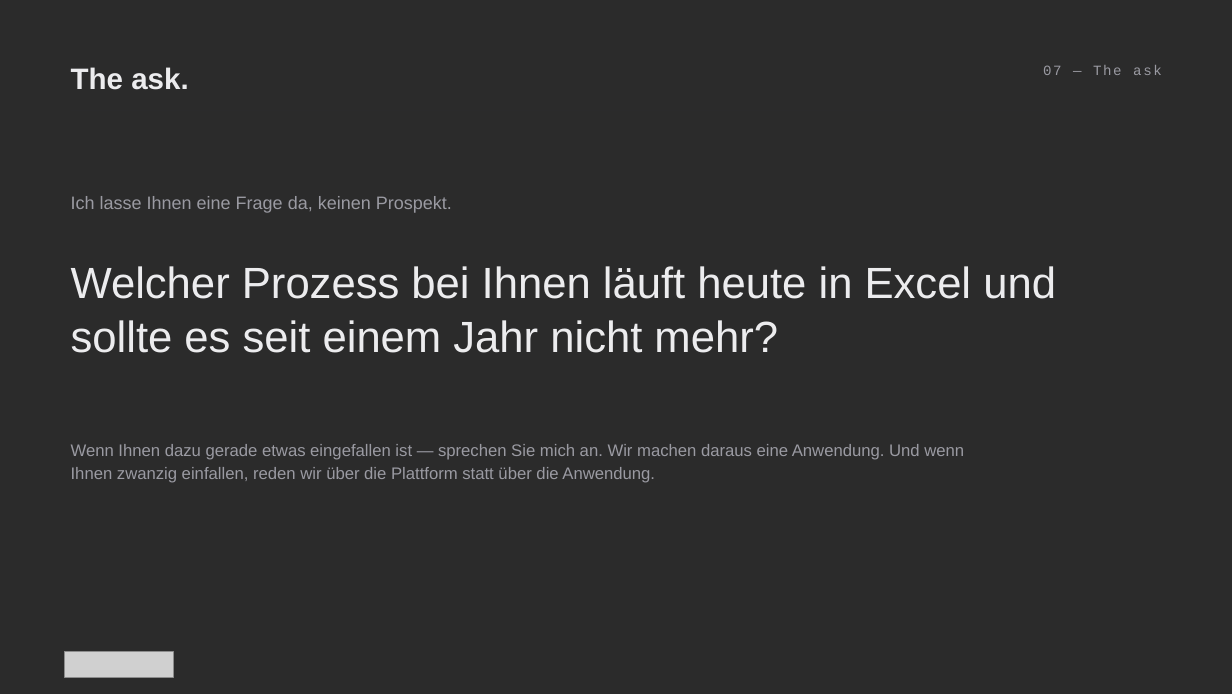
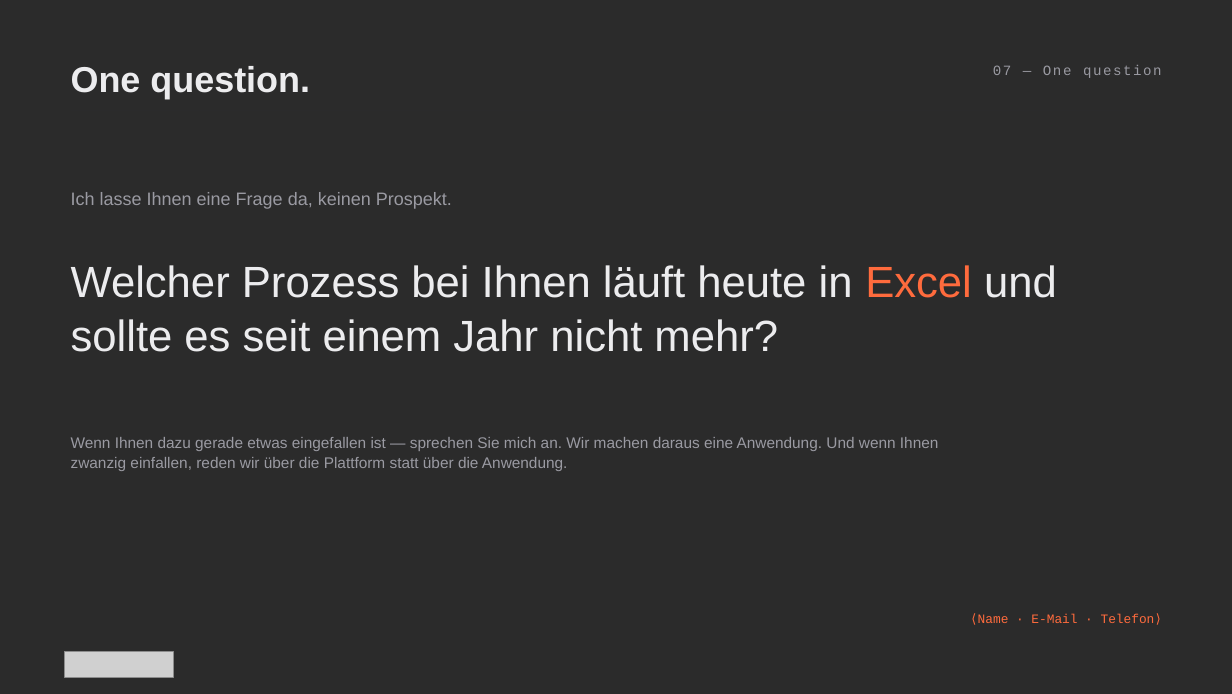
Before and after one commit to athenarunai-gif/Athena, a slide deck: slide 7 of deck/Pitch_Deck_AthenaRun_v2.pptx. Drawn at 1232x694 pixels with LibreOffice and Linux fonts; fonts in the diff are those of the drawing; grey boxes stand for pictures; background and template pictures are left out; a plain dark background stands for a picture behind light text. Boxes give left, top, right and bottom in pixels: in the first picture for what was removed or moved away, otherwise in the second. Text is boxed around its words. In the diff, an @@ line names an element or a change of style, - is before the commit and + after.

```diff
--- a/deck/Pitch_Deck_AthenaRun_v2.pptx
+++ b/deck/Pitch_Deck_AthenaRun_v2.pptx
@@ text removed at (71, 67, 188, 90) @@
-The ask.
@@ text added at (71, 66, 310, 99), 28 pt, text #ECECEE, bold @@
+One question.
@@ text at (993, 65, 1162, 78): text changed @@
-07 — The ask
+07 — One question
@@ text "Ich lasse Ihnen eine Frage ...": place and size @@
-text "Ich lasse Ihnen eine Frage ..." at (71, 196, 452, 213)
+text "Ich lasse Ihnen eine Frage ..." at (71, 192, 452, 209)
@@ text "Welcher Prozess bei Ihnen läuft ..." at (71, 265, 1057, 352): text colour #ECECEE to #FF6B3D in "Excel" @@
@@ text "Wenn Ihnen dazu gerade etwas ..." at (71, 437, 939, 471): size 13 to 12 pt; line spacing 18pt to 16pt @@
@@ text added at (978, 614, 1155, 623), 10 pt, text #FF6B3D @@
+⟨Name · E-Mail · Telefon⟩
```
Also in this commit, not shown: 6 other slides changed, 1 slide added, 1 slide removed, 3 other files.
